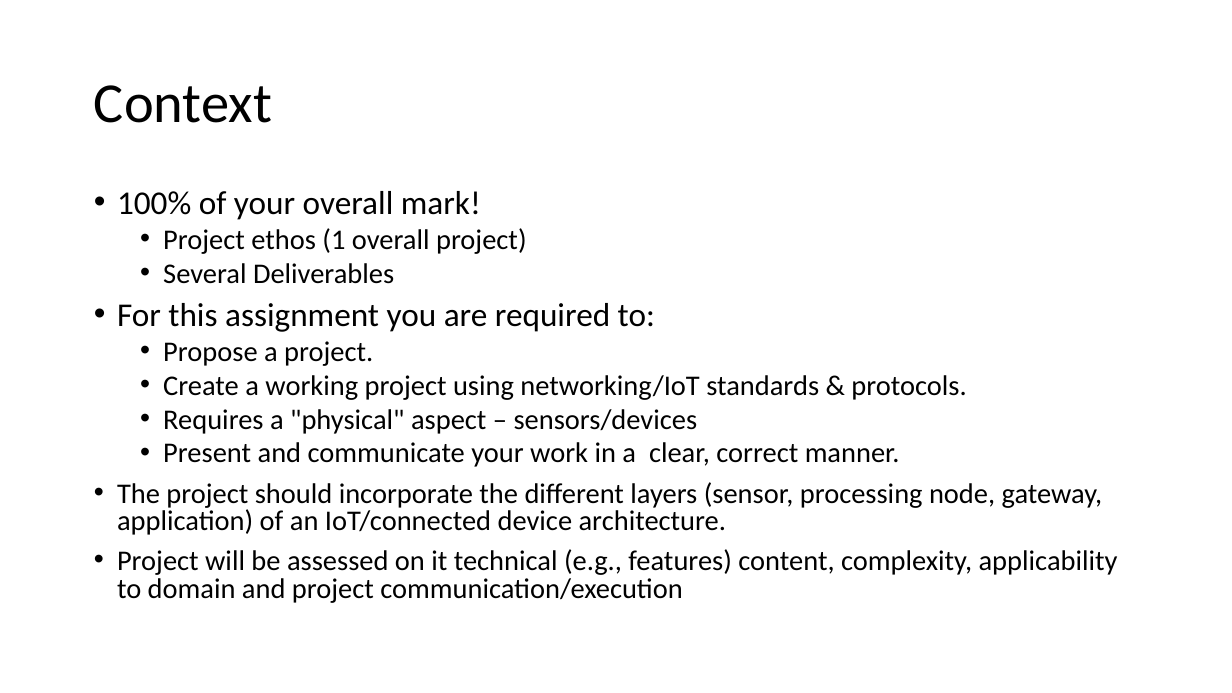
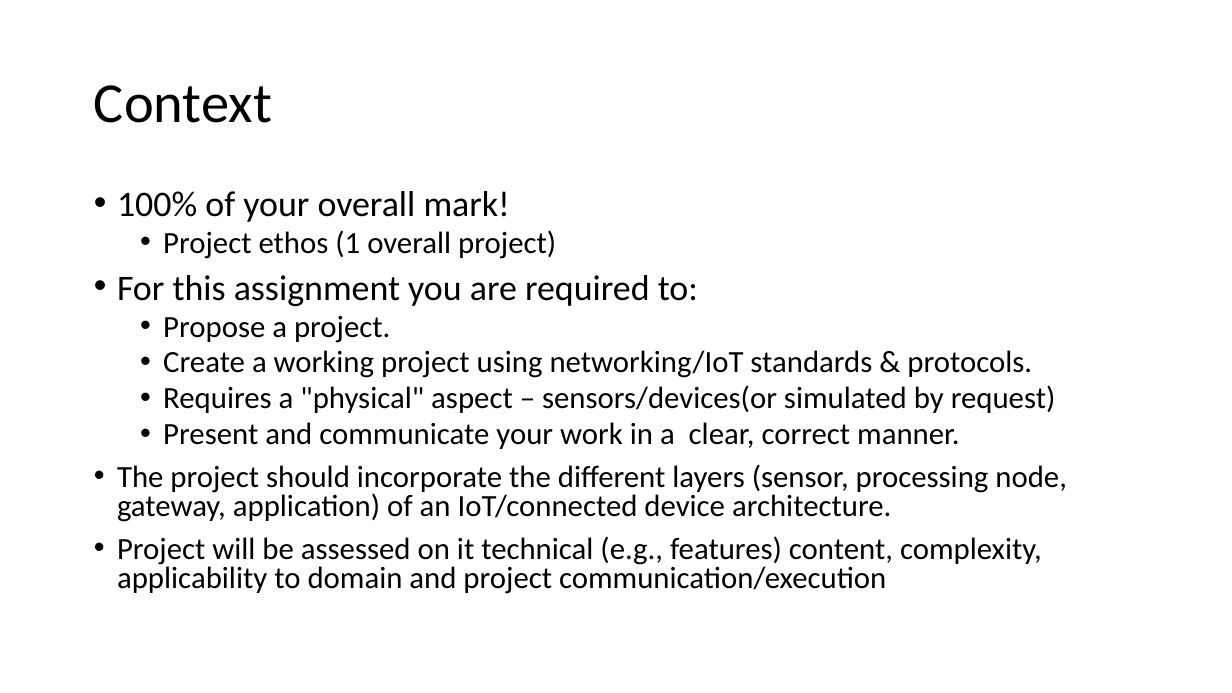
Before and after one commit to fxwalsh/IoT-Protocols-2026, a slide deck: slide 2 of topic-000-Assessments/talk-1/spec_1.pptx. Drawn at 1232x693 pixels with LibreOffice and Linux fonts; fonts in the diff are those of the drawing. Boxes give left, top, right and bottom in pixels: in the first picture for what was removed or moved away, otherwise in the second. Text is boxed around its words. In the diff, an @@ line names an element or a change of style, - is before the commit and + after.

```diff
--- a/topic-000-Assessments/talk-1/spec_1.pptx
+++ b/topic-000-Assessments/talk-1/spec_1.pptx
@@ text at [117,191,1067,594]: size 25.9 to 28 pt in "100% of your overall mark!", "For this assignment you are required to:"; size 22.2 to 24 pt in "Project ethos (1 overall project)", "Propose a project.", "Create a working project using networking/IoT standards ...", "Present and communicate your work in a ..." and 2 more places @@
@@ text at [163,263,394,284]: paragraph removed @@
-  • Several Deliverables
@@ text at [163,385,1056,413]: text changed; size 22.2 to 24 pt @@
-  • Requires a "physical" aspect – sensors/devices
+  • Requires a "physical" aspect – sensors/devices(or simulated by request)
```
Also in this commit, not shown: 3 other slides changed, 3 slides added, 2 slides removed, 15 other files.
